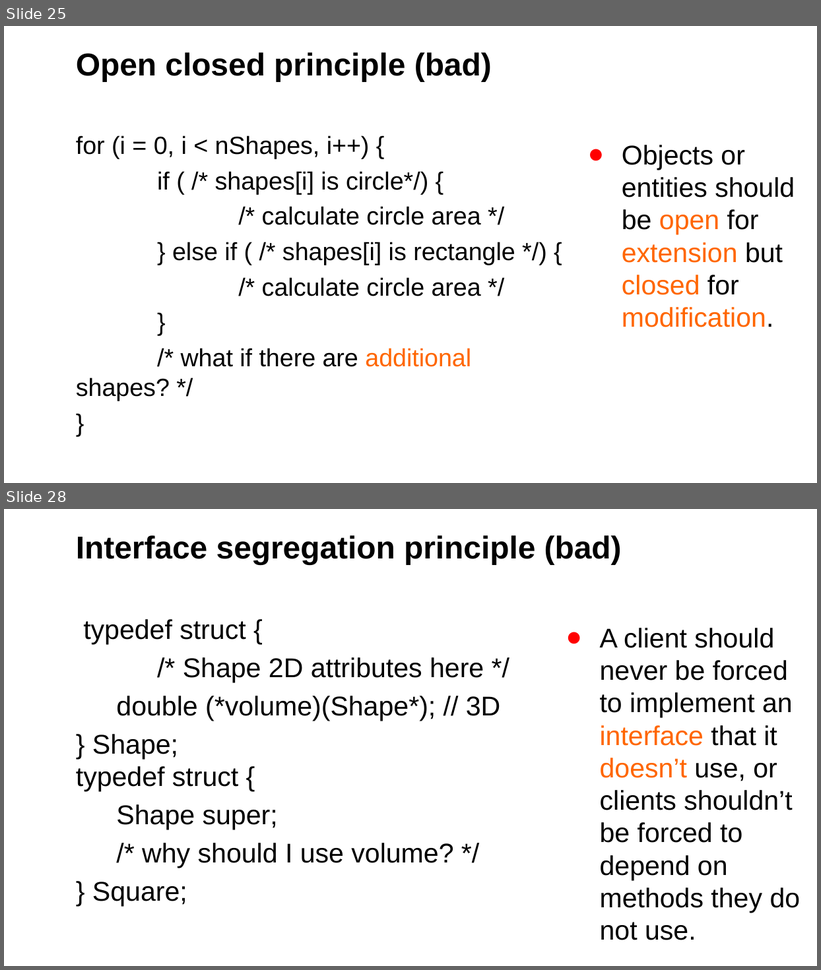
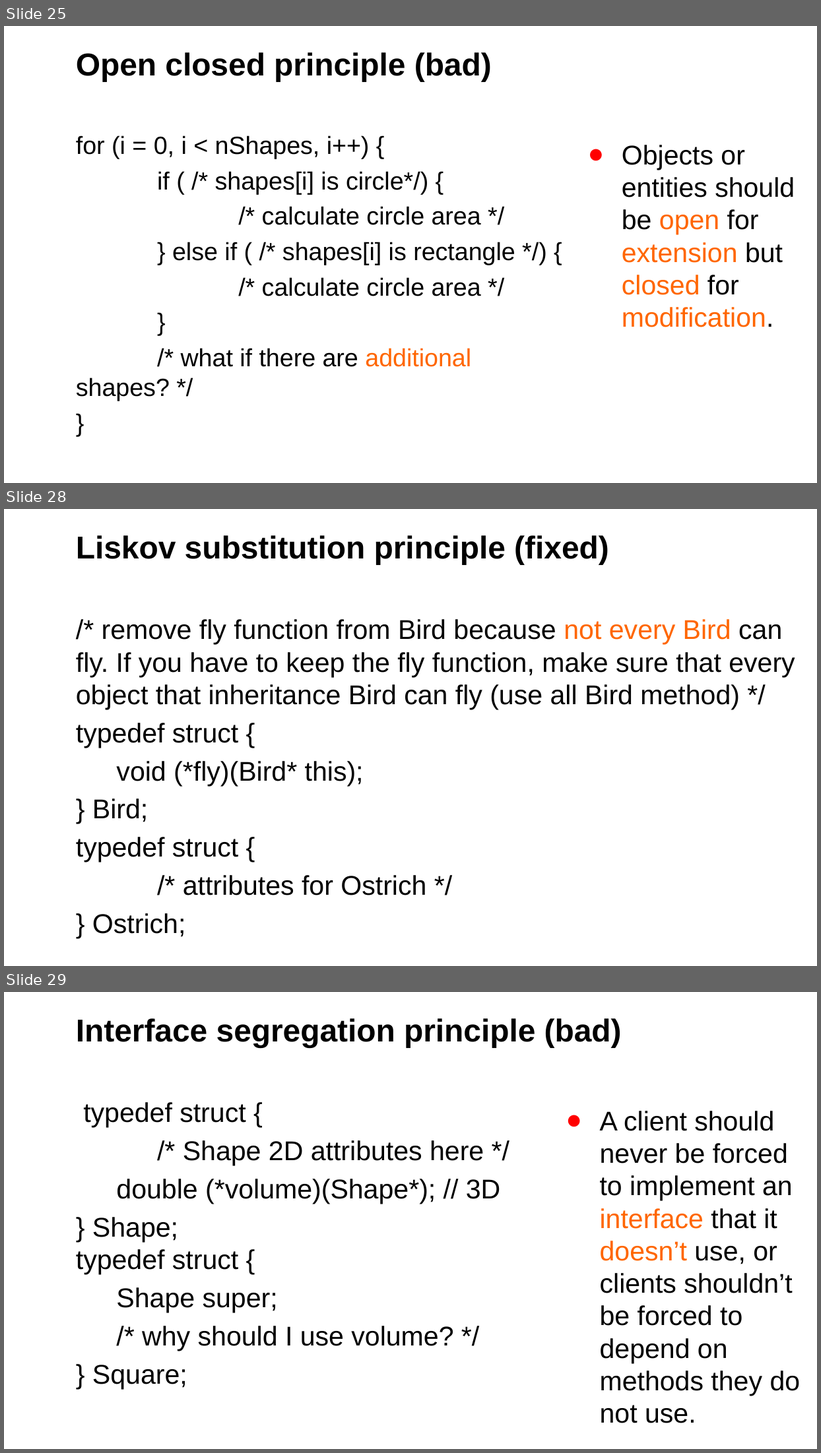
Before and after one commit to middlehuang/portal, a slide deck: CGreen TestDouble ETDD OOC DP ver 0.5.pptx. Shown one above the other, each under a label of ours: slides 25 and 28 before the commit, slides 25, 28 and 29 after it; the slides between them are not shown. The pictures are 821x970 and 821x1453 pixels, drawn with LibreOffice and Linux fonts; fonts in the diff are those of the drawing; background and template pictures are left out. Boxes give left, top, right and bottom in pixels: in the first picture for what was removed or moved away, otherwise in the second. Text is boxed around its words. In the diff, an @@ line names an element or a change of style, - is before the commit and + after.

```diff
--- a/CGreen TestDouble ETDD OOC DP ver 0.5.pptx
+++ b/CGreen TestDouble ETDD OOC DP ver 0.5.pptx
@@ slide 28 added at [4, 509, 817, 966], background #FFFFFF @@
@@ title added at [76, 535, 609, 564], 28 pt, text #000000, bold @@
+Liskov substitution principle (fixed)
@@ text added at [76, 619, 795, 896], 24 pt, text #000000 @@
+/* remove fly function from Bird because not every Bird can fly. If you have to keep the fly function, make sure that every object that inheritance Bird can fly (use all Bird method) */
+typedef struct {
+void (*fly)(Bird* this);
+} Bird;
+typedef struct {
+/* attributes for Ostrich */
+} Ostrich;
@@ what was slide 28 is now slide 29 @@
```
Also in this commit, not shown: 11 slides changed, 1 other slide added.
